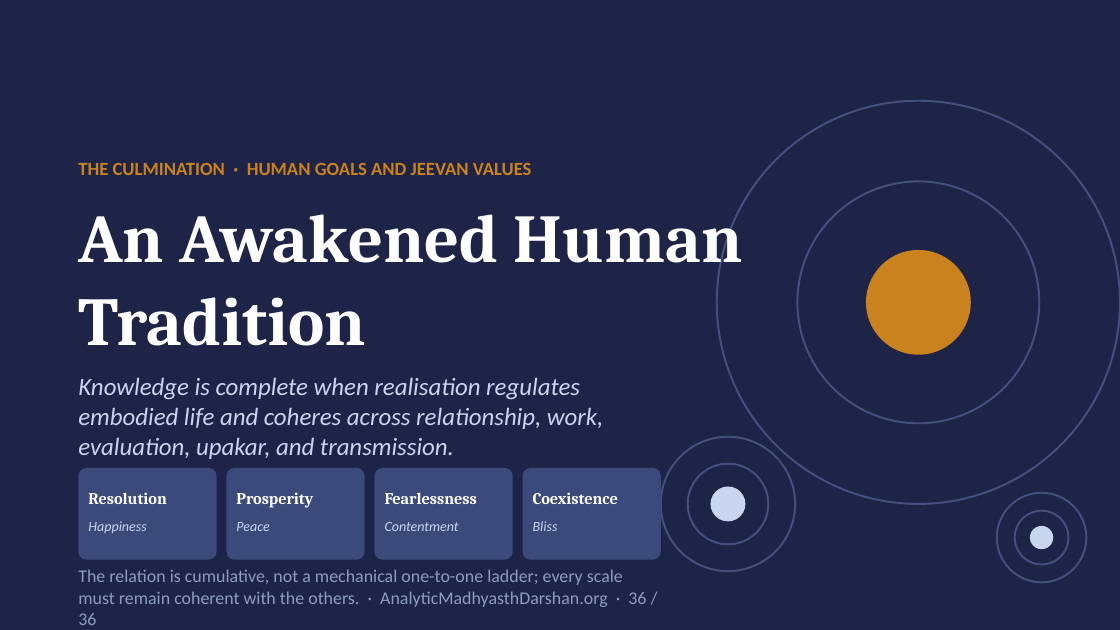
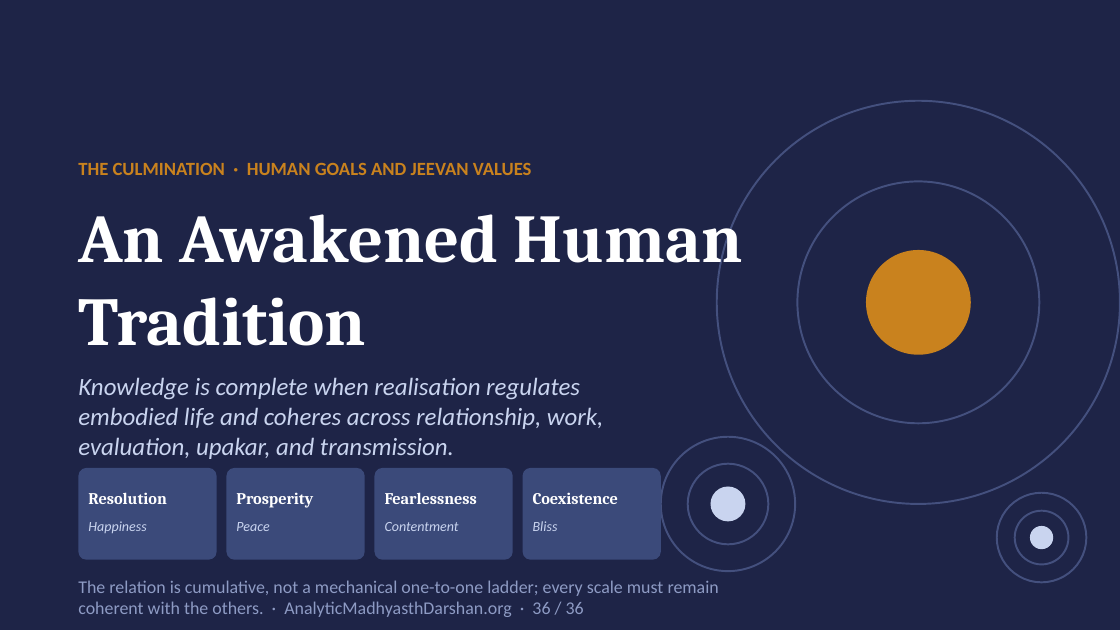
Before and after one commit to raghavamohan/AnalyticMadhyasthDarshan, a slide deck: slide 36 of Studies/The-Epistemology-of-Coexistence/The-Epistemology-of-Coexistence-Madhyasth-Darshan.pptx. Drawn at 1120x630 pixels with LibreOffice and Linux fonts; fonts in the diff are those of the drawing. Boxes give left, top, right and bottom in pixels: in the first picture for what was removed or moved away, otherwise in the second. Text is boxed around its words. In the diff, an @@ line names an element or a change of style, - is before the commit and + after.

```diff
--- a/Studies/The-Epistemology-of-Coexistence/The-Epistemology-of-Coexistence-Madhyasth-Darshan.pptx
+++ b/Studies/The-Epistemology-of-Coexistence/The-Epistemology-of-Coexistence-Madhyasth-Darshan.pptx
@@ text "The relation is cumulative, not ..." rewrapped from <box>78,569,646,625</box> to <box>78,580,719,617</box> @@
```
